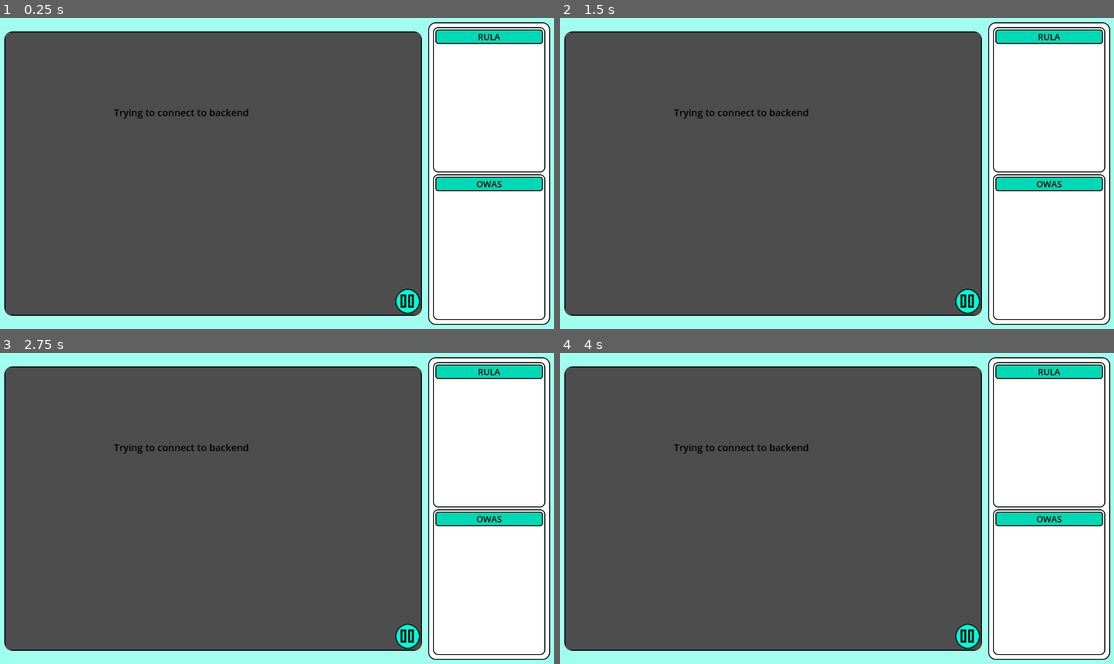
Above: before the commit, frames 1-4 (two rows, left to right).
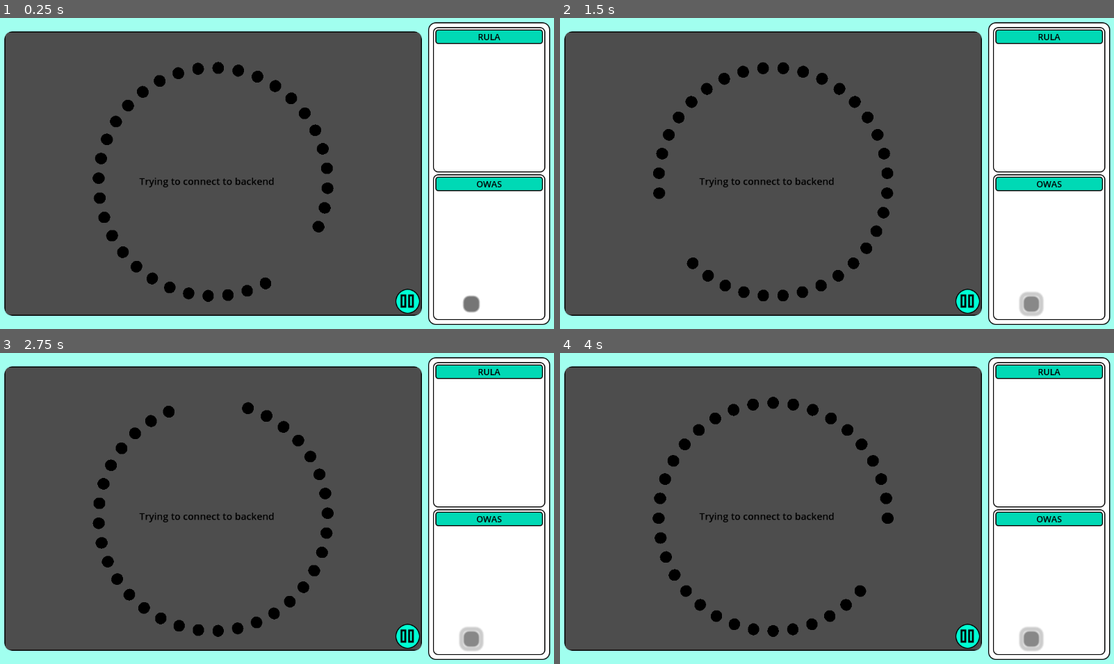
Above: after the commit, the same moments.

Repository: Leoronus/Pose-Evaluation-Project
Game: Godot game, scene res://scene.tscn
The game is run twice, just before and just after one commit, with the same random seed, the same clock (stepped at 60 frames per second) and the same inputs.
Inputs (mouse positions are in pixels of both pictures, inside the frame that each line leads up to):
- Up to frame 1 (0.25 s): no input
- Up to frame 2 (1.5 s): click (1030, 304) at 0.52 s; click (1030, 304) at 1.27 s
- Up to frame 3 (2.75 s): click (470, 639) at 2.02 s
- Up to frame 4 (4 s): no input

The runs differ from the first frame. In frame 1, 2.7% of the frame differs, in the area x 16-87%, y 14-95%; in frame 2, 2.8%, in the area x 16-88%, y 14-96%; in frame 3, 2.8%; in frame 4, 2.8%.

Commit message:
Smoothing in Godot, Godot -> Python comms up

Diff:
--- a/Godot Project/Scripts/WebsocketInteractor.gd
+++ b/Godot Project/Scripts/WebsocketInteractor.gd
@@ -80,3 +80,7 @@
 
 func _on_play_pause_button_up():
 	play = !play
+
+
+func _on_button_button_up():
+	_socket.send_text("whoop")
--- a/Godot Project/Scripts/visualizationManager.gd
+++ b/Godot Project/Scripts/visualizationManager.gd
@@ -2,28 +2,40 @@
 
 
 var landmarks: Array[Node3D] ## Array of indicator nodes.
-@export var sphereSize: float = 0.1 ## Scaling factor for all indicator spheres, adjustable from inspector
+var landmarkTargets: Array[Vector3] ## Array of targets, to which the nodes are bound kind of elastically.
+@export var sphereSize: float = 0.1 ## Scaling factor for all indicator spheres, adjustable from inspector.
+@export var snapFactor: float = 0.8
+var doneLoading: bool = false
 
 
 func _ready():
-	var rng = RandomNumberGenerator.new()
+	landmarkTargets.resize(33)
 	for i: int in 33: # create indicators for the 33 landmarks
 		var sphere: MeshInstance3D = MeshInstance3D.new() # create node
 		sphere.mesh = SphereMesh.new() # assign generic sphere mesh
 		sphere.name = "landmark " + str(i)
-		sphere.transform.origin = Vector3(rng.randf_range(-10, 10), rng.randf_range(-10, 10), 0.0) # randomize each node's position, doesn't serve any real purpose
+		var angle_rad: float = deg_to_rad(10 * i)
+		sphere.transform.origin = Vector3(cos(angle_rad), sin(angle_rad), 0.0) # randomize each node's position, doesn't serve any real purpose
 		sphere.scale = Vector3(1,1,1) * sphereSize
 		landmarks.append(sphere)
 		add_child(sphere) # make new node a child of the visualization manager's node
 
 
 func _process(delta):
-	for sphere in landmarks: # update indicator sizes
+	for i in 33: # update indicator sizes
+		var sphere = landmarks[i]
 		sphere.scale = Vector3(1,1,1) * sphereSize
+		if doneLoading: sphere.transform.origin += (landmarkTargets[i] - landmarks[i].transform.origin) * snapFactor
+
+	if(!doneLoading):
+		rotation_degrees += Vector3(0, 0, -90 * delta)
+	else:
+		rotation_degrees = Vector3.ZERO
 
 
 ## Updates indicator positions. Must be connected to the bodyReceived signal.
 func _on_websocket_interactor_body_received(receivedLandmarks: Array[Dictionary]):
+	doneLoading = true
 	for i in 33:
 		var mark = receivedLandmarks[i]
-		landmarks[i].transform.origin = Vector3(mark["x"], mark["y"], mark["z"])
+		landmarkTargets[i] = Vector3(mark["x"], mark["y"], mark["z"])
--- a/Godot Project/project.godot
+++ b/Godot Project/project.godot
@@ -13,6 +13,7 @@
 config/name="PoseEval"
 run/main_scene="res://scene.tscn"
 config/features=PackedStringArray("4.2", "Mobile")
+run/low_processor_mode=true
 config/icon="res://icon.svg"
 
 [dotnet]
--- a/Godot Project/scene.tscn
+++ b/Godot Project/scene.tscn
@@ -29,6 +29,7 @@
 
 [node name="visualizationManager" type="Node3D" parent="."]
 script = ExtResource("1_vje5x")
+snapFactor = 0.1
 
 [node name="Control" type="Control" parent="."]
 layout_mode = 3
@@ -46,10 +47,10 @@
 anchor_top = 0.435
 anchor_right = 0.392
 anchor_bottom = 0.435
-offset_left = -212.584
-offset_top = -99.88
-offset_right = 213.416
-offset_bottom = 100.12
+offset_left = -159.584
+offset_top = 43.12
+offset_right = 266.416
+offset_bottom = 243.12
 theme_override_colors/default_color = Color(0, 0, 0, 1)
 theme_override_font_sizes/normal_font_size = 20
 text = "test"
@@ -70,7 +71,6 @@
 theme_override_colors/default_color = Color(1, 0, 0, 1)
 theme_override_font_sizes/normal_font_size = 40
 script = ExtResource("3_mxv28")
-startBackend = true
 
 [node name="background" type="ColorRect" parent="Control/CanvasLayer"]
 anchors_preset = 15
@@ -197,6 +197,13 @@
 script = ExtResource("8_dmoa8")
 icons = Array[Texture2D]([ExtResource("7_fwcpt"), ExtResource("9_mq5h3")])
 
+[node name="Button" type="Button" parent="Control/CanvasLayer"]
+offset_left = 964.0
+offset_top = 578.0
+offset_right = 972.0
+offset_bottom = 586.0
+scale = Vector2(4.15285, 4.15285)
+
 [connection signal="BodyReceived" from="Control/CanvasLayer/WebsocketInteractor" to="visualizationManager" method="_on_websocket_interactor_body_received"]
 [connection signal="BodyReceived" from="Control/CanvasLayer/WebsocketInteractor" to="Control/CanvasLayer/PlayPause" method="_on_websocket_interactor_body_received"]
 [connection signal="OwasReceived" from="Control/CanvasLayer/WebsocketInteractor" to="Control/CanvasLayer/Panel/VBoxContainer/PanelContainer2/VBoxContainer/OWAS text" method="_on_websocket_interactor_owas_received"]
@@ -204,3 +211,4 @@
 [connection signal="tree_exiting" from="Control/CanvasLayer/PythonScriptHandler" to="Control/CanvasLayer/PythonScriptHandler" method="_on_tree_exiting"]
 [connection signal="button_up" from="Control/CanvasLayer/PlayPause" to="Control/CanvasLayer/WebsocketInteractor" method="_on_play_pause_button_up"]
 [connection signal="button_up" from="Control/CanvasLayer/PlayPause" to="Control/CanvasLayer/PlayPause" method="_on_button_up"]
+[connection signal="button_up" from="Control/CanvasLayer/Button" to="Control/CanvasLayer/WebsocketInteractor" method="_on_button_button_up"]
Not shown, changed: README.md
Not shown, changed: TrackingManagement/body.py
Not shown, changed: TrackingManagement/tracking_vars.py
Not shown, changed: main.py
Not shown, changed: websocketServer.py
